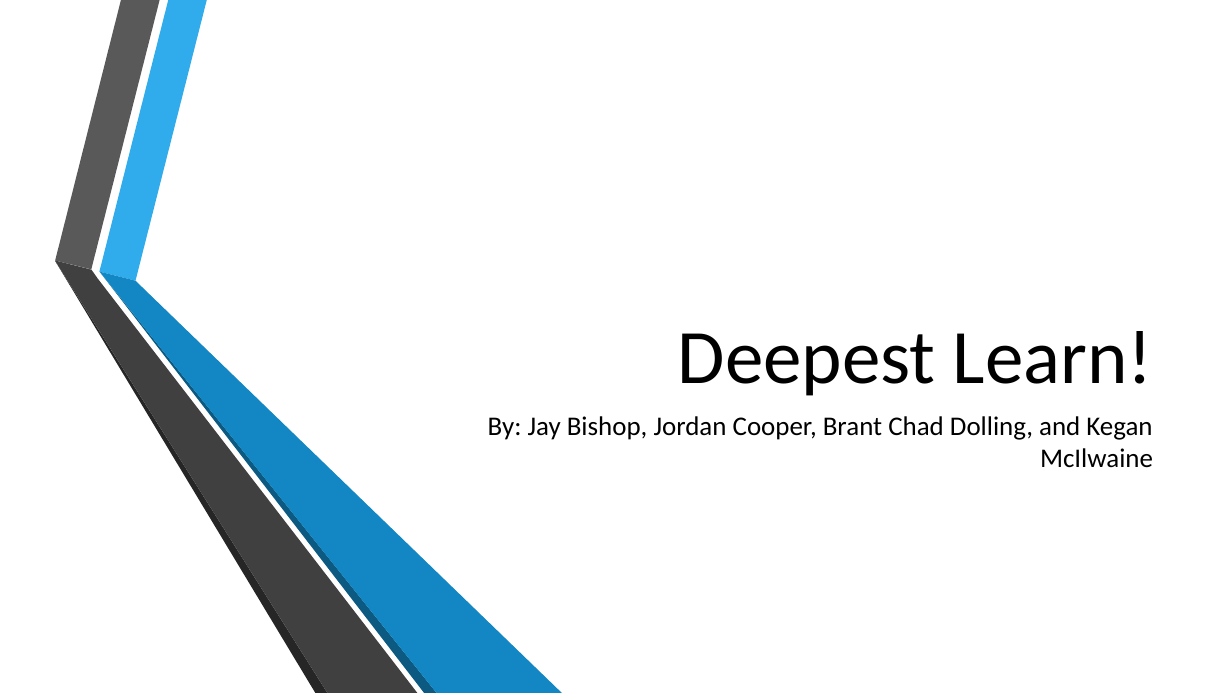
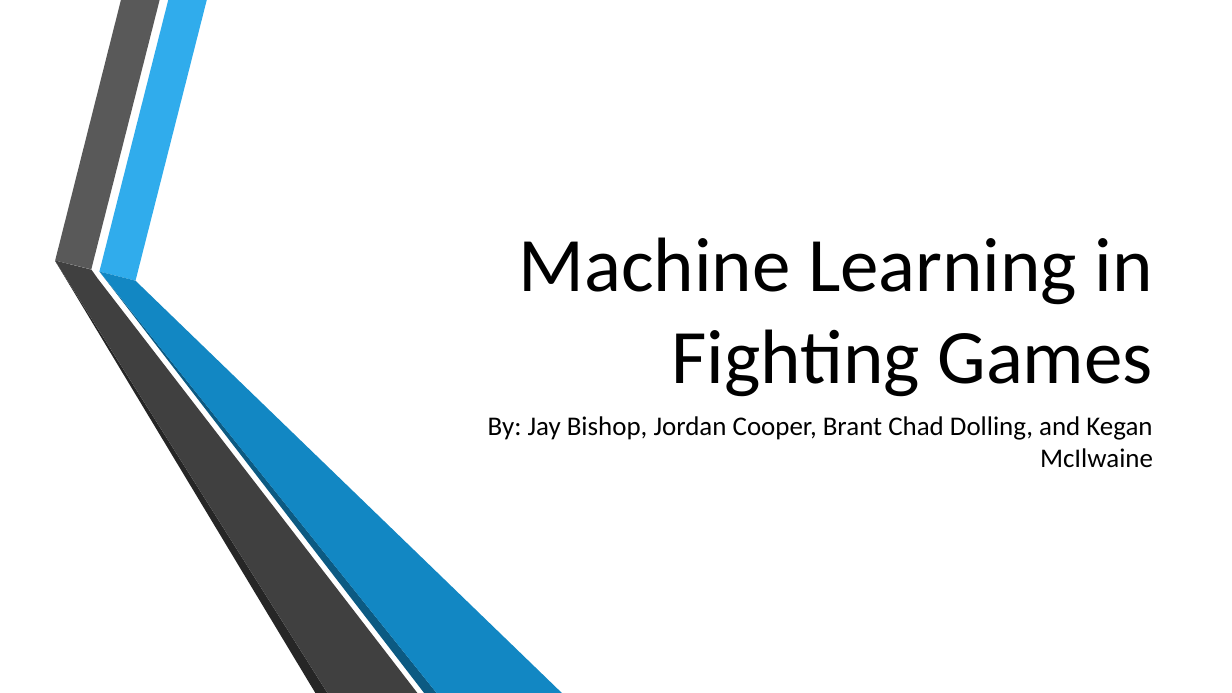
Before and after one commit to KeganMc/Super-Smash-Bros-Melee-AI, a slide deck: slide 1 of Documents/ProjectPresentation.pptx. Drawn at 1232x693 pixels with LibreOffice and Linux fonts; fonts in the diff are those of the drawing; background and template pictures are left out. Boxes give left, top, right and bottom in pixels: in the first picture for what was removed or moved away, otherwise in the second. Text is boxed around its words. In the diff, an @@ line names an element or a change of style, - is before the commit and + after.

```diff
--- a/Documents/ProjectPresentation.pptx
+++ b/Documents/ProjectPresentation.pptx
@@ title at [519,237,1153,397]: text changed @@
-Deepest Learn!
+Machine Learning in Fighting Games
```
Also in this commit, not shown: 2 other slides changed.
